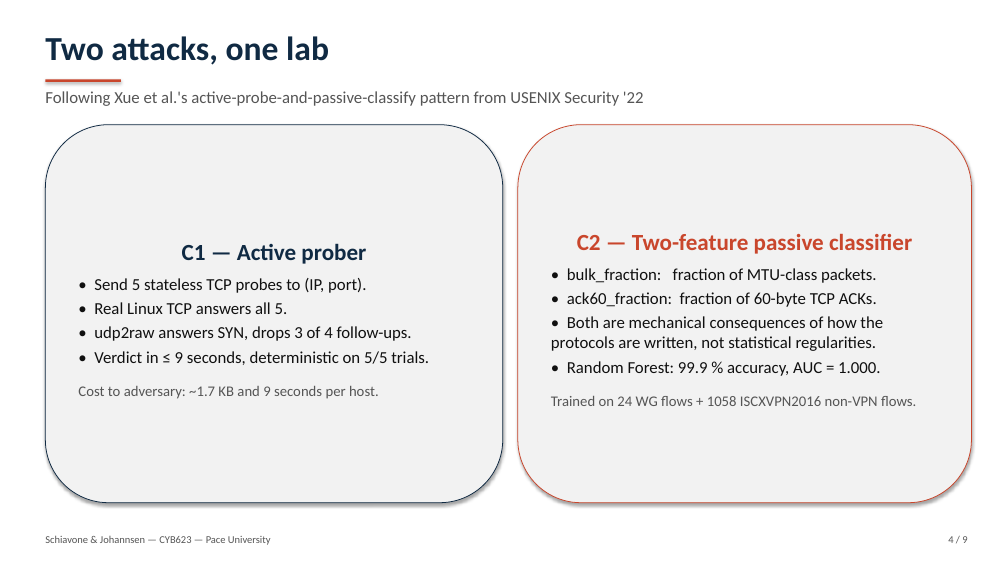
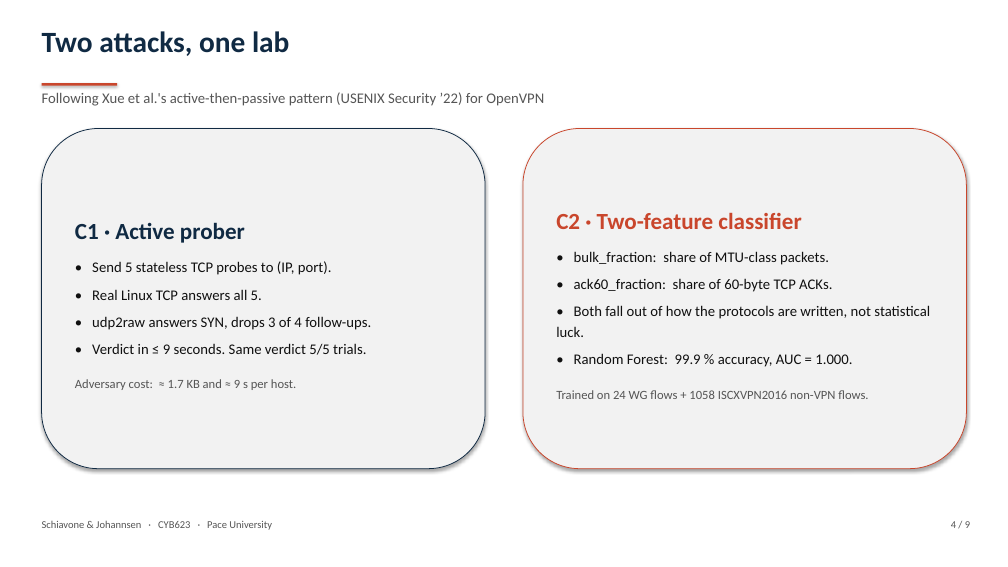
Before and after one commit to BitEU/WireGuard_Research, a slide deck: slide 4 of slides/WireGuard-udp2raw-detection.pptx. Drawn at 1008x567 pixels with LibreOffice and Linux fonts; fonts in the diff are those of the drawing. Boxes give left, top, right and bottom in pixels: in the first picture for what was removed or moved away, otherwise in the second. Text is boxed around its words. In the diff, an @@ line names an element or a change of style, - is before the commit and + after.

```diff
--- a/slides/WireGuard-udp2raw-detection.pptx
+++ b/slides/WireGuard-udp2raw-detection.pptx
@@ text "Two attacks, one lab" at [42,31,289,56]: size 32 to 28 pt @@
@@ rectangle: place and size @@
-rectangle at [45,79,121,82]
+rectangle at [42,83,117,85]
@@ text at [42,92,544,106]: text changed; size 16 to 14 pt @@
-Following Xue et al.'s active-probe-and-passive-classify pattern from USENIX Security '22
+Following Xue et al.'s active-then-passive pattern (USENIX Security ’22) for OpenVPN
@@ rounded rectangle "C1 · Active prober": place and size @@
-rounded rectangle "C1 · Active prober" at [45,125,503,503]
+rounded rectangle "C1 · Active prober" at [42,129,485,469]
@@ rounded rectangle "C2 · Two-feature classifier": place and size @@
-rounded rectangle "C2 · Two-feature classifier" at [518,125,972,503]
+rounded rectangle "C2 · Two-feature classifier" at [523,129,967,469]
@@ text in rounded rectangle at [75,222,245,243]: text changed @@
-C1 — Active prober
+C1 · Active prober
@@ text in rounded rectangle at [556,212,930,337]: text changed; size 16 to 14 pt @@
-C2 — Two-feature passive classifier
-• bulk_fraction: fraction of MTU-class packets.
-• ack60_fraction: fraction of 60-byte TCP ACKs.
-• Both are mechanical consequences of how the protocols are written, not statistical regularities.
+C2 · Two-feature classifier
+• bulk_fraction: share of MTU-class packets.
+• ack60_fraction: share of 60-byte TCP ACKs.
+• Both fall out of how the protocols are written, not statistical luck.
@@ text in rounded rectangle at [92,261,371,330]: size 16 to 14 pt in "• Send 5 stateless TCP probes to ...", "• Real Linux TCP answers all 5.", "• udp2raw answers SYN, drops 3 of ..."; line spacing 1 to 1.18; more space between paragraphs @@
@@ text in rounded rectangle at [75,343,366,390]: text changed; size 16 to 14 pt @@
-• Verdict in ≤ 9 seconds, deterministic on 5/5 trials.
-Cost to adversary: ~1.7 KB and 9 seconds per host.
+• Verdict in ≤ 9 seconds. Same verdict 5/5 trials.
+Adversary cost: ≈ 1.7 KB and ≈ 9 s per host.
@@ text in rounded rectangle at [556,353,868,399]: size 16 to 14 pt in "• Random Forest: 99.9 % accuracy, AUC ..."; size 14 to 12 pt in "Trained on 24 WG flows + 1058 ..."; line spacing 1 to 1.18; more space between paragraphs @@
@@ text at [42,521,272,530]: text changed @@
-Schiavone & Johannsen — CYB623 — Pace University
+Schiavone & Johannsen · CYB623 · Pace University
@@ text "4 / 9": place and size @@
-text "4 / 9" at [948,536,967,543]
+text "4 / 9" at [951,521,970,528]
```
Also in this commit, not shown: 8 other slides changed, 2 other files.
